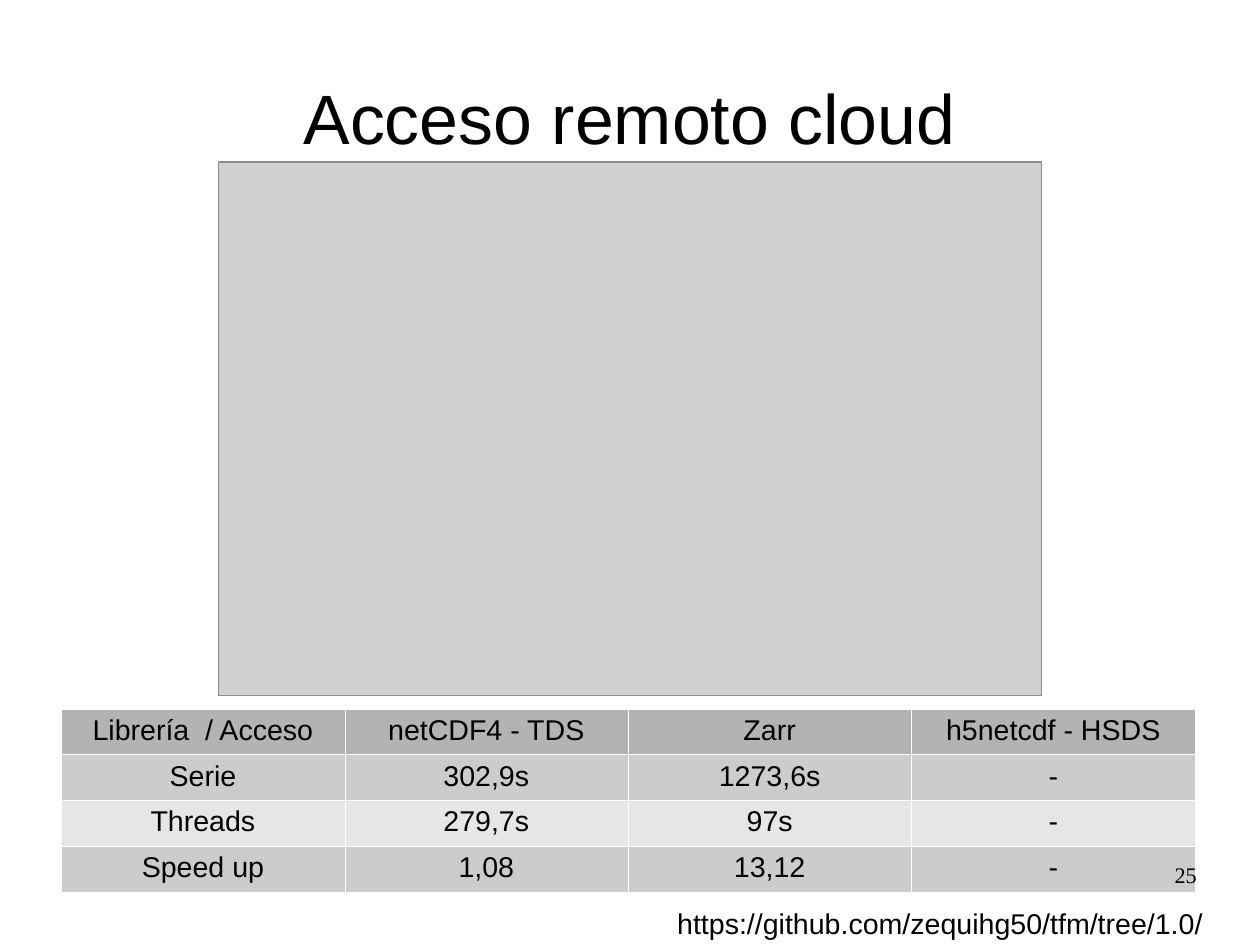
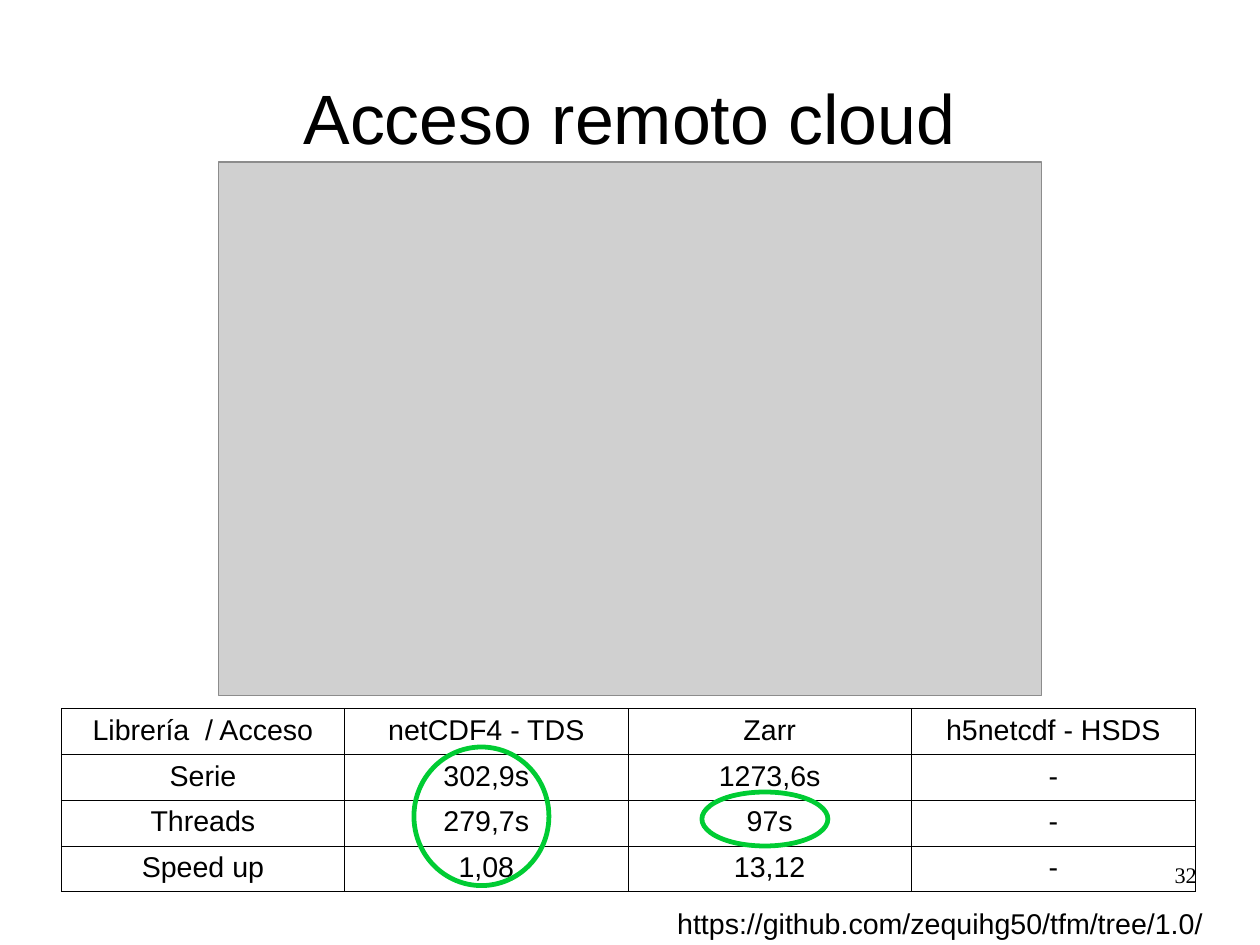
Before and after one commit to zequihg50/tfm, a slide deck: slide 32 of presentacion.odp (slide 25 before the commit). Drawn at 1260x945 pixels with LibreOffice and Linux fonts; fonts in the diff are those of the drawing; grey boxes stand for pictures. Boxes give left, top, right and bottom in pixels: in the first picture for what was removed or moved away, otherwise in the second. Text is boxed around its words. In the diff, an @@ line names an element or a change of style, - is before the commit and + after.

```diff
--- a/presentacion.odp
+++ b/presentacion.odp
@@ table at <box>62,709,1196,887</box> @@
@@ fill #B3B3B3 to none in row 1 @@
@@ fill #CCCCCC to none in 8 cells @@
@@ fill #E6E6E6 to none in row 3 @@
@@ borders changed @@
@@ ellipse added at <box>414,748,549,886</box>, outline #00CC33 3 pt @@
@@ ellipse added at <box>702,792,828,846</box>, outline #00CC33 3 pt @@
@@ page number at <box>1175,865,1197,888</box>: text changed @@
-25
+32
```
Also in this commit, not shown: 15 other slides changed, 8 slides added.
